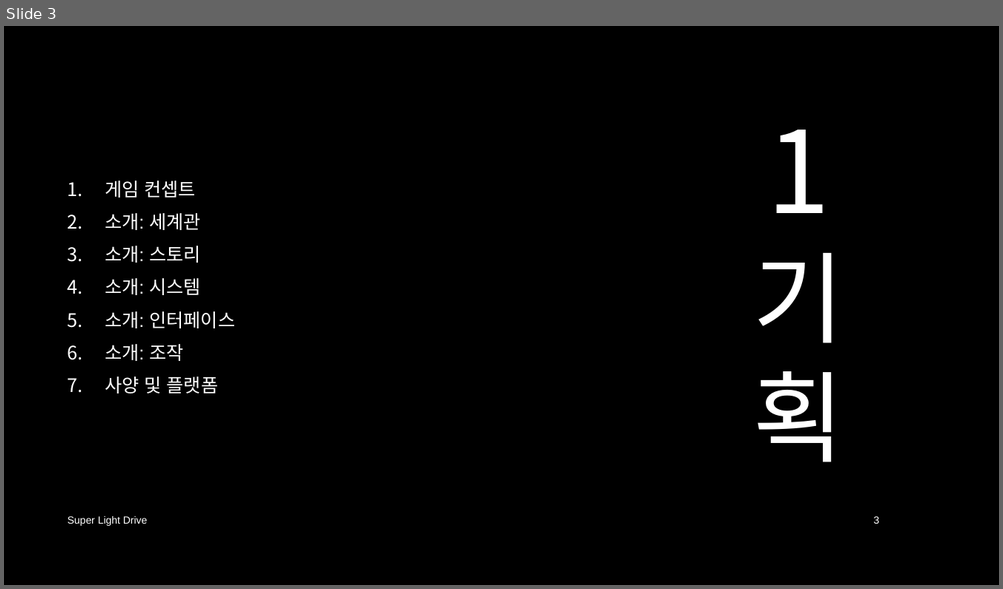
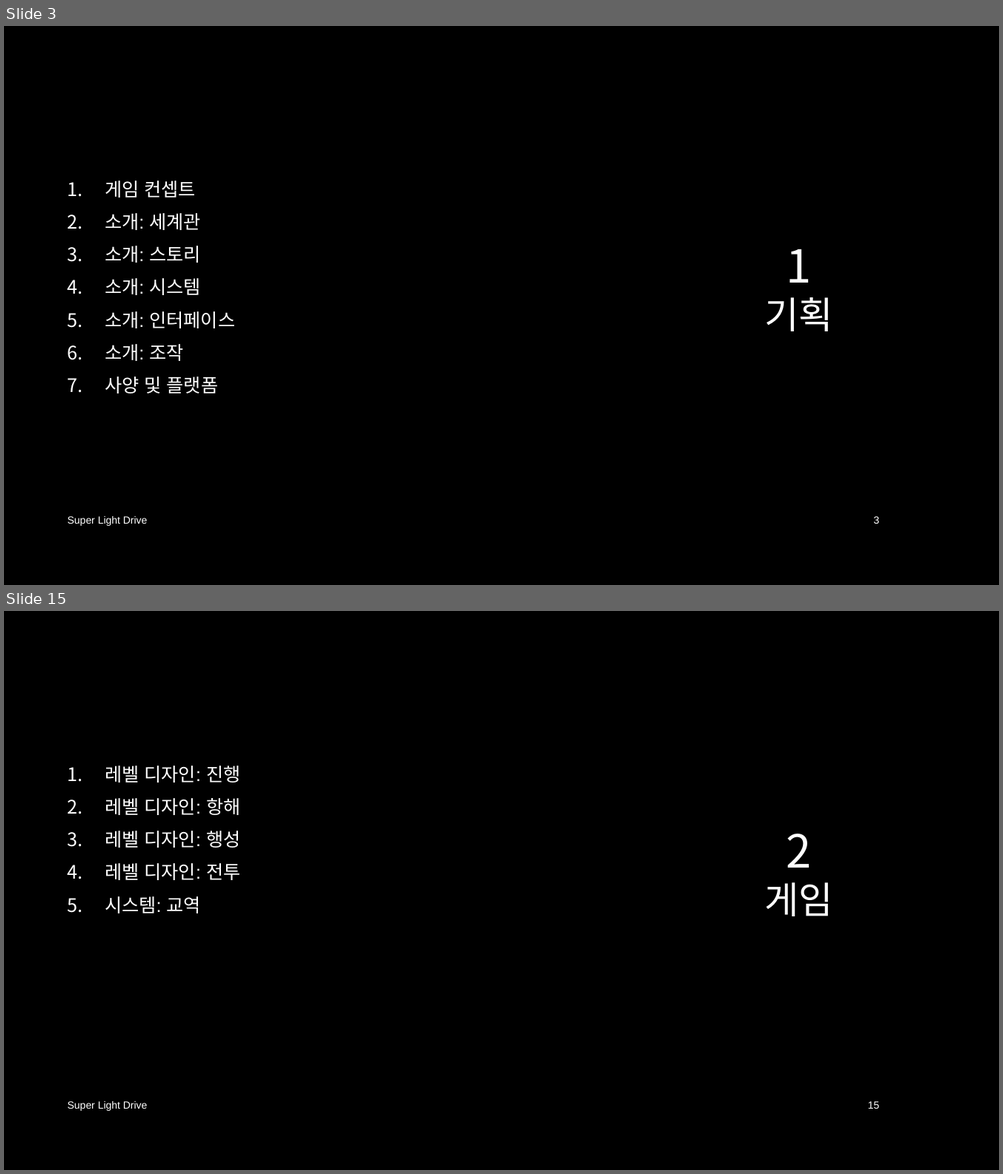
Before and after one commit to iconstudio/2017-Platformer, a slide deck: slides/SuperLightDrive_20171228.pptx. Shown one above the other, each under a label of ours: slide 3 before the commit, slides 3 and 15 after it; the slides between them are not shown. The pictures are 1003x589 and 1003x1174 pixels, drawn with LibreOffice and Linux fonts; fonts in the diff are those of the drawing; background and template pictures are left out. Boxes give left, top, right and bottom in pixels: in the first picture for what was removed or moved away, otherwise in the second. Text is boxed around its words. In the diff, an @@ line names an element or a change of style, - is before the commit and + after.

```diff
--- a/slides/SuperLightDrive_20171228.pptx
+++ b/slides/SuperLightDrive_20171228.pptx
@@ slide 15 added at (4, 611, 999, 1170), background picture (left out) @@
@@ text added at (105, 766, 240, 914), 18 pt, text #FFFFFF @@
+1. 레벨 디자인: 진행
+2. 레벨 디자인: 항해
+3. 레벨 디자인: 행성
+4. 레벨 디자인: 전투
+5. 시스템: 교역
@@ title added at (764, 834, 833, 917), 36 pt, text #FFFFFF @@
+2
+게임
@@ text added at (68, 1102, 148, 1111), 10 pt, text #FFFFFF @@
+Super Light Drive
@@ page number added at (868, 1102, 879, 1109), 10 pt, text #FFFFFF @@
+15
@@ slide 3 changed as well @@
@@ title at (764, 249, 833, 332): text changed; size 96 to 36 pt @@
-1기획
+1
+기획
```
Also in this commit, not shown: 3 other slides changed, 16 other slides added.
